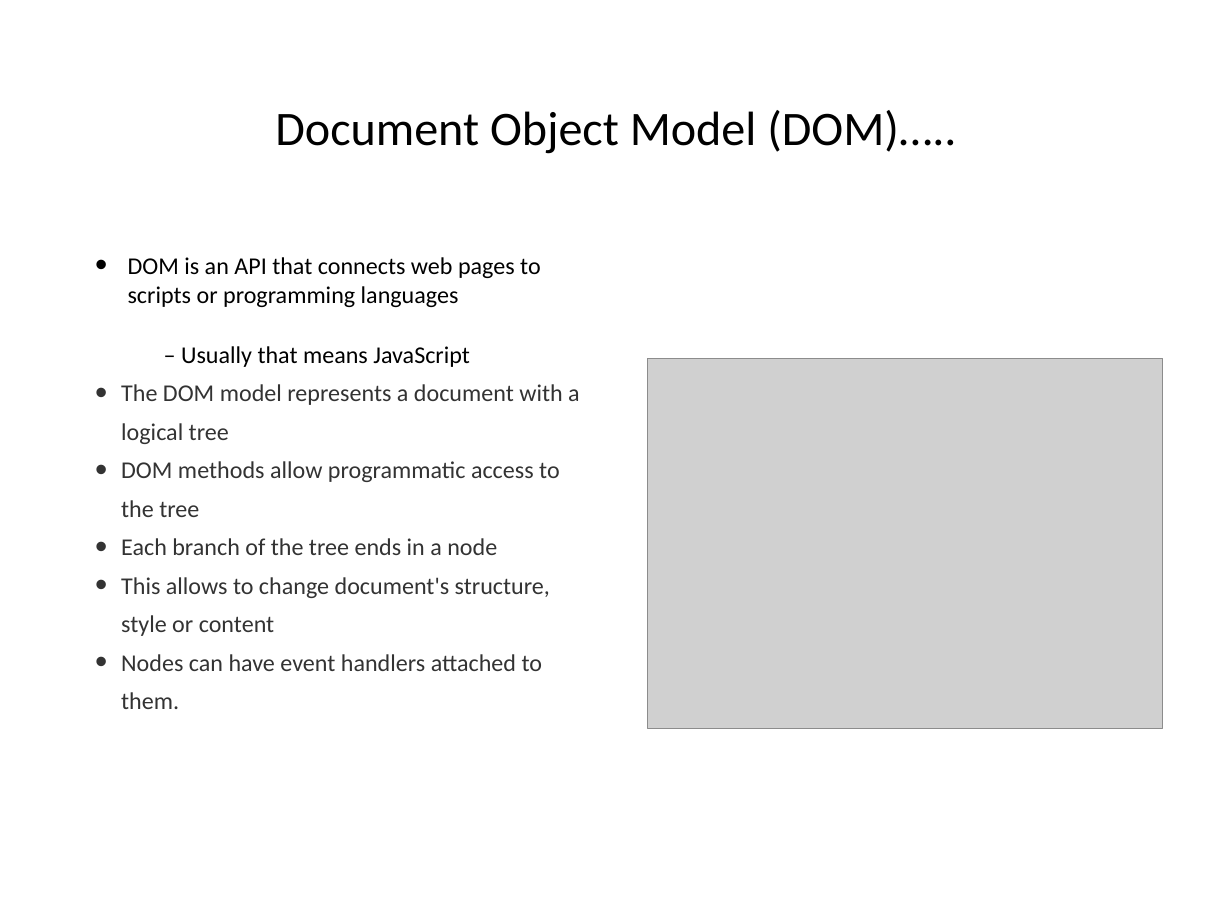
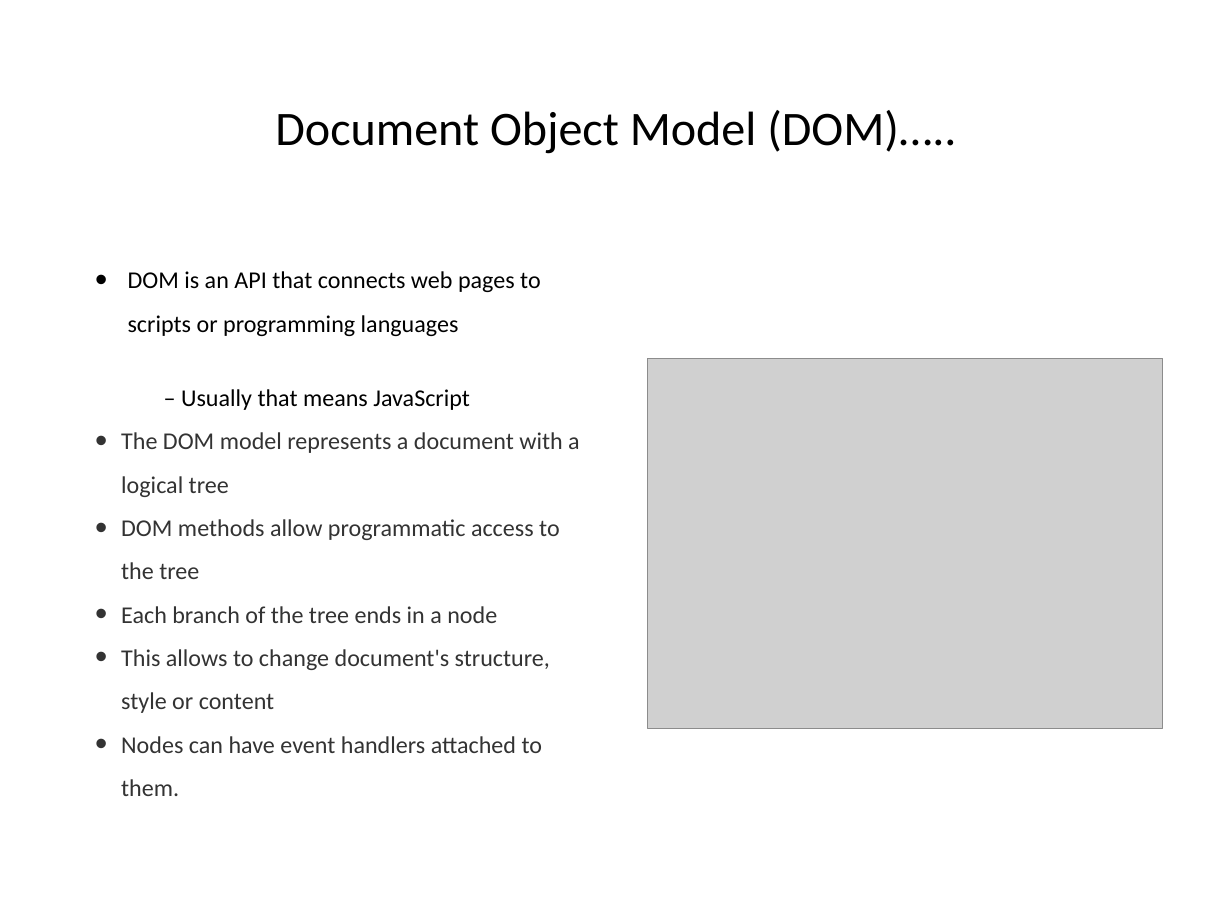
Before and after one commit to hogeschool/Development-5, a slide deck: slide 10 of Lectures/Lecture5/lesson5.pptx (slide 9 before the commit). Drawn at 1232x924 pixels with LibreOffice and Linux fonts; fonts in the diff are those of the drawing; grey boxes stand for pictures. Boxes give left, top, right and bottom in pixels: in the first picture for what was removed or moved away, otherwise in the second. Text is boxed around its words. In the diff, an @@ line names an element or a change of style, - is before the commit and + after.

```diff
--- a/Lectures/Lecture5/lesson5.pptx
+++ b/Lectures/Lecture5/lesson5.pptx
@@ text "DOM is an API that ..." at [121, 271, 580, 796]: line spacing 1 to 1.5; line spacing 32pt to 1.5 @@
```
Also in this commit, not shown: 5 other slides changed, 11 slides added, 1 other file.
